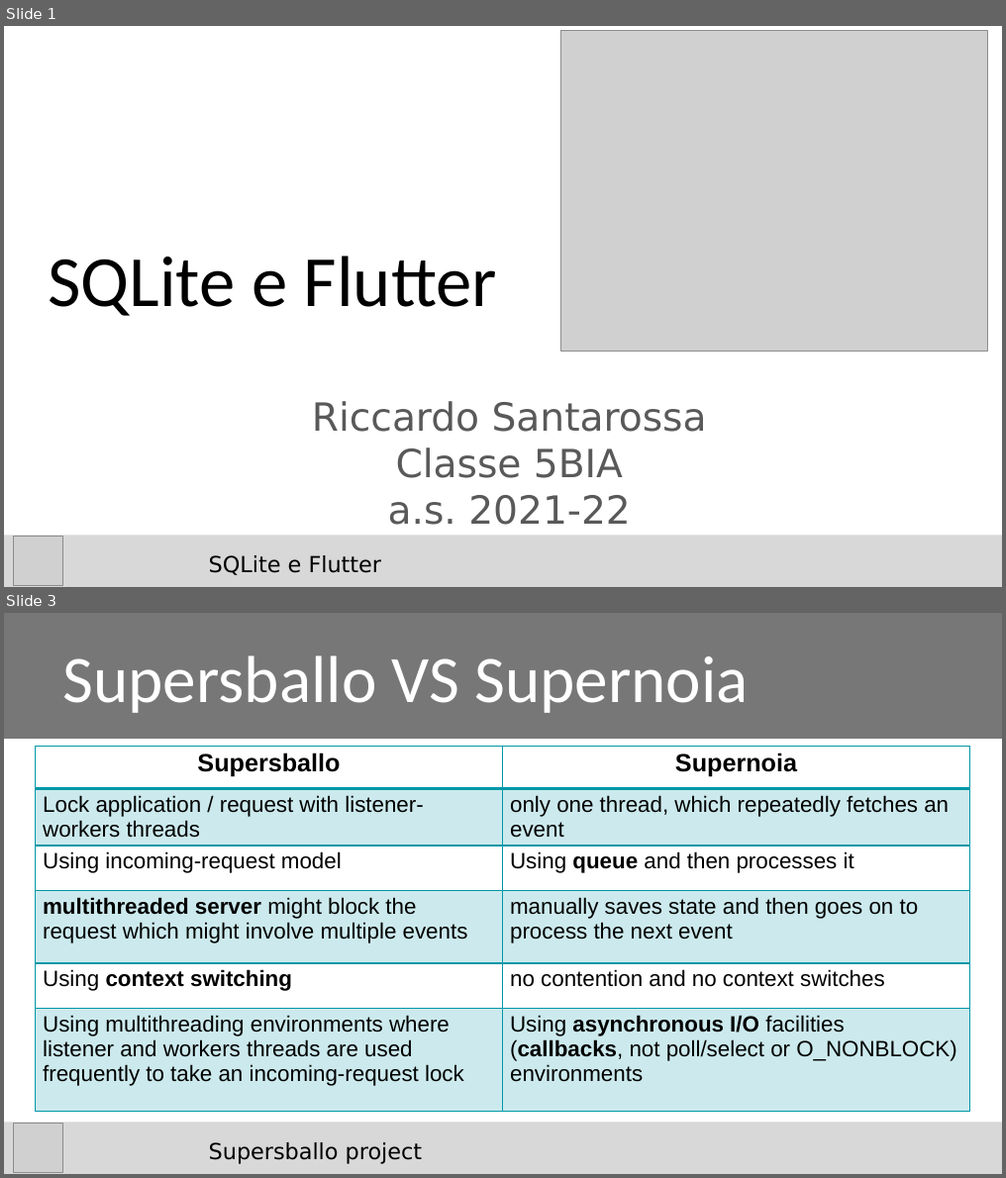
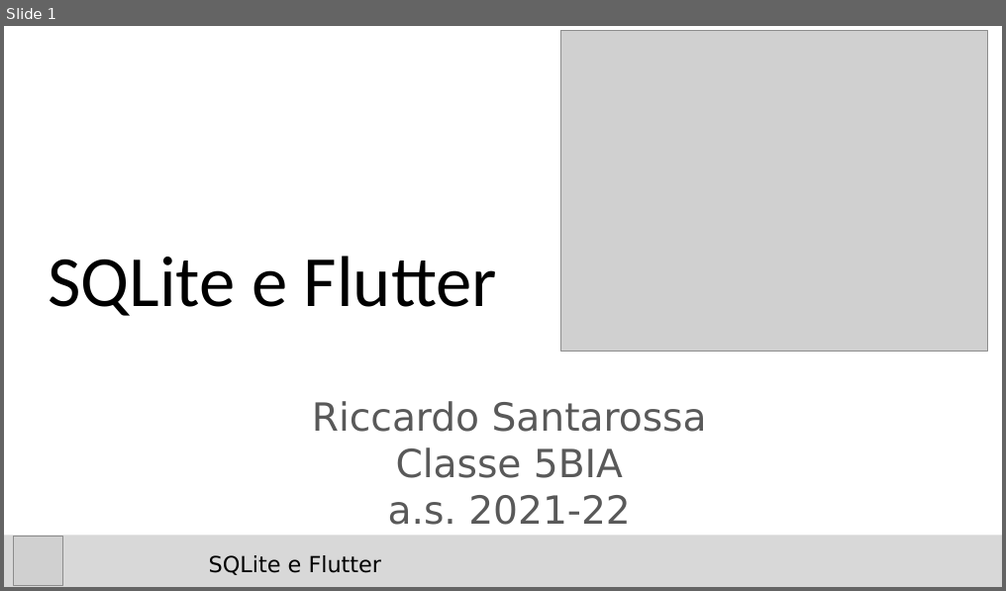
Before and after one commit to riccardosantarossa/SQLit_e_Flutter, a slide deck: Santarossa_Slides.pptx. Shown one above the other, each under a label of ours: slides 1 and 3 before the commit, slide 1 after it; the slides between them are not shown. The pictures are 1006x1178 and 1006x591 pixels, drawn with LibreOffice and Linux fonts; fonts in the diff are those of the drawing; grey boxes stand for pictures; background and template pictures are left out. Boxes give left, top, right and bottom in pixels: in the first picture for what was removed or moved away, otherwise in the second. Text is boxed around its words. In the diff, an @@ line names an element or a change of style, - is before the commit and + after.

```diff
--- a/Santarossa_Slides.pptx
+++ b/Santarossa_Slides.pptx
@@ slide 3 removed at [4,613,1002,1174], background #FFFFFF; not listed: 1 template element that a slide beside it also shows @@
@@ title removed at [4,613,1002,739] @@
-Supersballo VS Supernoia
@@ table removed at [35,746,969,1116], 6 rows, 2 columns @@
-Supersballo | Supernoia
-Lock application / request with listener-workers threads | only one thread, which repeatedly fetches an event
-Using incoming-request model | Using queue and then processes it
-multithreaded server might block the request which might involve multiple events | manually saves state and then goes on to process the next event
-Using context switching | no contention and no context switches
-Using multithreading environments where listener and workers threads are used frequently to take an incoming-request lock | Using asynchronous I/O facilities (callbacks, not poll/select or O_NONBLOCK) environments
@@ picture removed at [14,1124,62,1172] @@
@@ text removed at [209,1143,422,1164] @@
-Supersballo project
```
Also in this commit, not shown: 5 slides added, 2 other slides removed.
